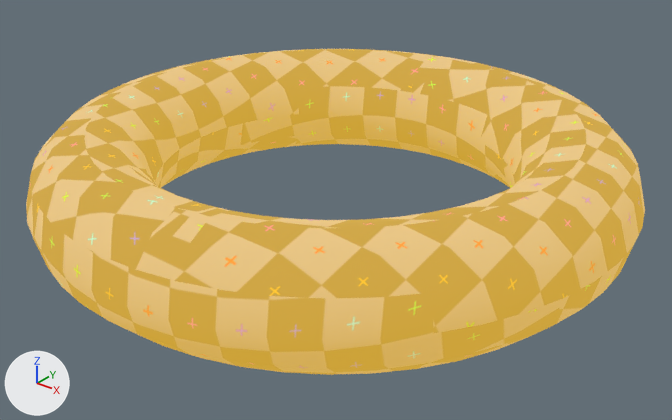
An edit to the FBX model editor/assets/models/fbx/Torus.fbx, drawn before and after from the same camera.
Before and after are seen from a 50 mm camera at (2.25, -2.81, 1.58) aimed at (0.04, -0.05, -0.14). The lights are fixed; the arrows at lower left show +X, +Y and +Z.

Script lines for the objects in view, before the commit:
```python
me_torus = bpy.data.meshes.new('Torus')
me_torus.from_pydata(...)  # a torus around z (ring radius 1.0, tube radius 0.25) spanning x -1.25..1.25, y -1.25..1.25, z -0.25..0.25
me_torus.materials.append(mat_randommaterial_016)  # picture img_uv_debug_png
ob_torus = bpy.data.objects.new('Torus', me_torus)
ob_torus.location = (0.0, 0.0, 0.0)
```
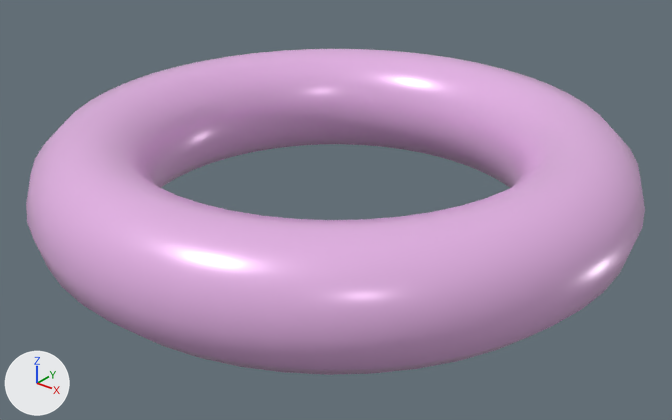
Diff of the bpy script that builds the scene:
```diff
--- a/editor/assets/models/fbx/Torus.fbx.py
+++ b/editor/assets/models/fbx/Torus.fbx.py
@@ mat_randompbrmaterial_039 @@
+mat_randompbrmaterial_039 = principled_material('RandomPBRMaterial.039')
+mat_randompbrmaterial_039.base_color = (0.813, 0.469, 0.82)  # pink #e9b6ea
+mat_randompbrmaterial_039.metallic = 0.112
+mat_randompbrmaterial_039.roughness = 0.295
@@ me_torus @@
 me_torus.from_pydata(...)  # 2304 vertices, 2304 faces; spans x -1.25..1.25, y -1.25..1.25, z -0.25..0.25
-me_torus.materials.append(mat_randommaterial_016)  # picture img_uv_debug_png
+me_torus.materials.append(mat_randompbrmaterial_039)  # pink #e9b6ea
```

Where the change shows, as pixel boxes [x1, y1, x2, y2] in the pictures (672 x 420 px):
'Torus', recoloured (beige to pink)
    both: [26, 49, 645, 375]
